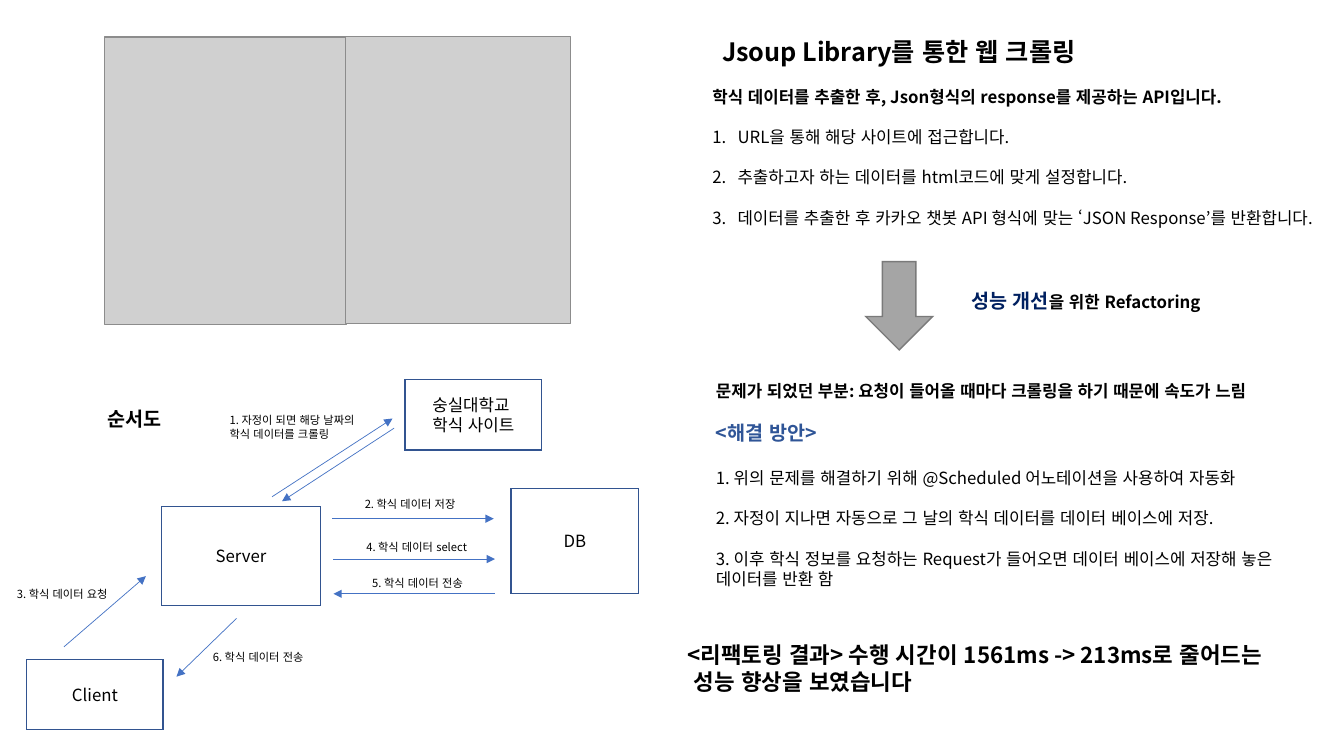
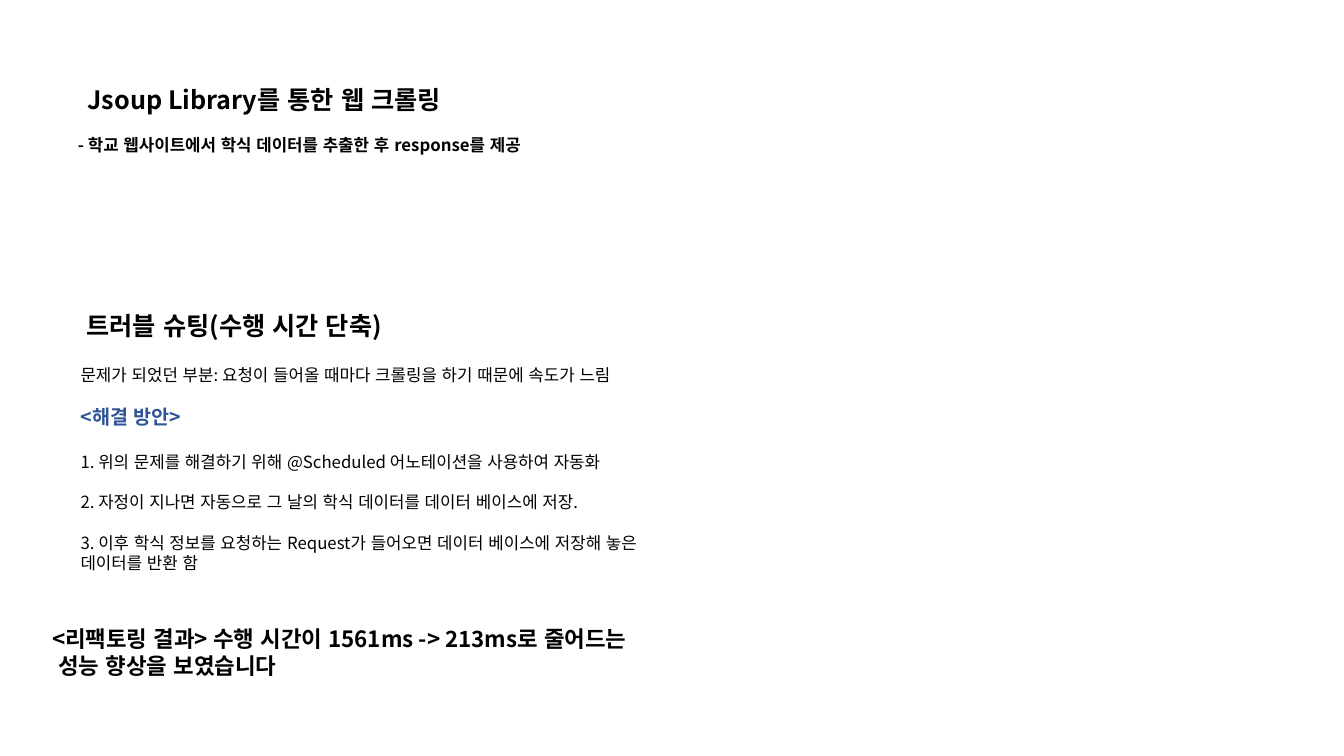
Before and after one commit to ohjinhokor/PortFolio, a slide deck: slide 18 of 오진호 포트폴리오.pptx (slide 15 before the commit). Drawn at 1344x756 pixels with LibreOffice and Linux fonts; fonts in the diff are those of the drawing; grey boxes stand for pictures; background and template pictures are left out. Boxes give left, top, right and bottom in pixels: in the first picture for what was removed or moved away, otherwise in the second. Text is boxed around its words. In the diff, an @@ line names an element or a change of style, - is before the commit and + after.

```diff
--- a/오진호 포트폴리오.pptx
+++ b/오진호 포트폴리오.pptx
@@ picture removed at [104,37,346,325] @@
@@ picture removed at [346,36,571,324] @@
@@ text "Jsoup Library를 통한 웹 크롤링": place and size @@
-text "Jsoup Library를 통한 웹 크롤링" at [722,40,1076,67]
+text "Jsoup Library를 통한 웹 크롤링" at [88,88,441,115]
@@ text at [88,137,521,155]: text changed; bold on @@
-학식 데이터를 추출한 후, Json형식의 response를 제공하는 API입니다.
-1. URL을 통해 해당 사이트에 접근합니다.
-2. 추출하고자 하는 데이터를 html코드에 맞게 설정합니다.
-3. 데이터를 추출한 후 카카오 챗봇 API 형식에 맞는 ‘JSON Response’를 반환합니다.
+- 학교 웹사이트에서 학식 데이터를 추출한 후 response를 제공
@@ down arrow removed at [866,262,933,351] @@
@@ text removed at [971,291,1201,313] @@
-성능 개선을 위한 Refactoring
@@ text added at [87,314,382,340], 18 pt, text #000000, bold @@
+트러블 슈팅(수행 시간 단축)
@@ text "문제가 되었던 부분: 요청이 들어올 ...": place and size @@
-text "문제가 되었던 부분: 요청이 들어올 ..." at [716,383,1272,587]
+text "문제가 되었던 부분: 요청이 들어올 ..." at [81,367,637,571]
@@ text at [81,367,611,383]: bold off in "문제가 되었던 부분: 요청이 들어올 때마다 크롤링을 ..." @@
@@ rectangle removed at [405,380,541,451] @@
-숭실대학교
-학식 사이트
@@ text removed at [107,409,161,428] @@
-순서도
@@ text removed at [230,414,354,439] @@
-1. 자정이 되면 해당 날짜의 학식 데이터를 크롤링
@@ arrow removed from (272, 497) to (392, 418) @@
@@ arrow removed from (394, 429) to (282, 501) @@
@@ rectangle removed at [162,507,321,606] @@
-Server
@@ text removed at [365,498,456,509] @@
-2. 학식 데이터 저장
@@ rectangle removed at [511,489,639,594] @@
-DB
@@ arrow removed from (333, 519) to (494, 519) @@
@@ arrow removed from (334, 560) to (495, 560) @@
@@ text removed at [366,541,467,552] @@
-4. 학식 데이터 select
@@ text removed at [17,588,108,599] @@
-3. 학식 데이터 요청
@@ arrow removed from (64, 647) to (146, 577) @@
@@ arrow removed from (495, 594) to (334, 594) @@
@@ text removed at [372,577,463,588] @@
-5. 학식 데이터 전송
@@ text "<리팩토링 결과> 수행 시간이 1561ms ...": place and size @@
-text "<리팩토링 결과> 수행 시간이 1561ms ..." at [688,644,1262,692]
+text "<리팩토링 결과> 수행 시간이 1561ms ..." at [52,628,626,676]
@@ arrow removed from (237, 618) to (176, 677) @@
@@ rectangle removed at [26,659,162,730] @@
-Client
@@ text removed at [213,651,304,662] @@
-6. 학식 데이터 전송
```
Also in this commit, not shown: 9 other slides changed, 5 slides added, 2 slides removed, 1 other file.
